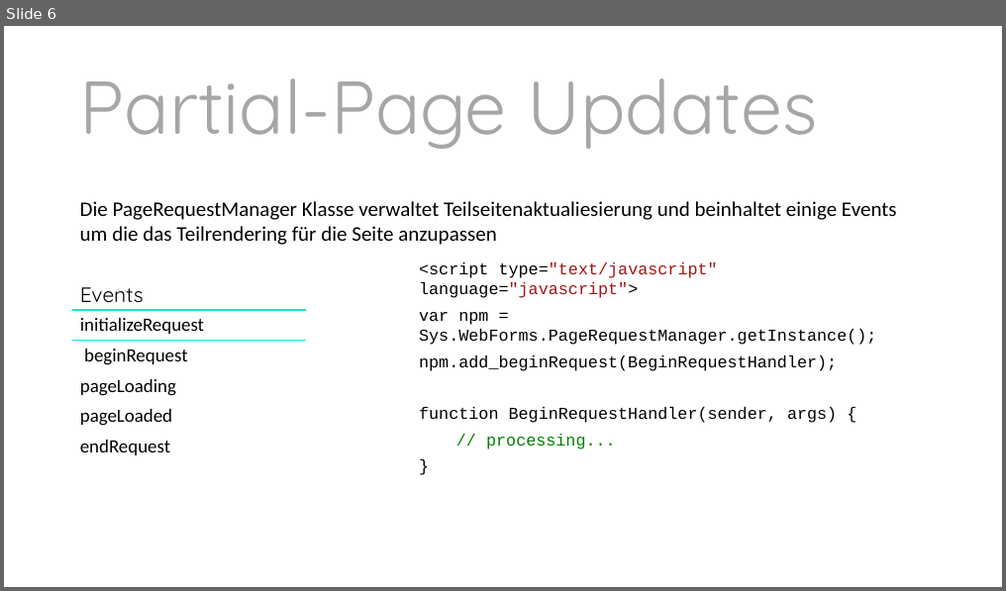
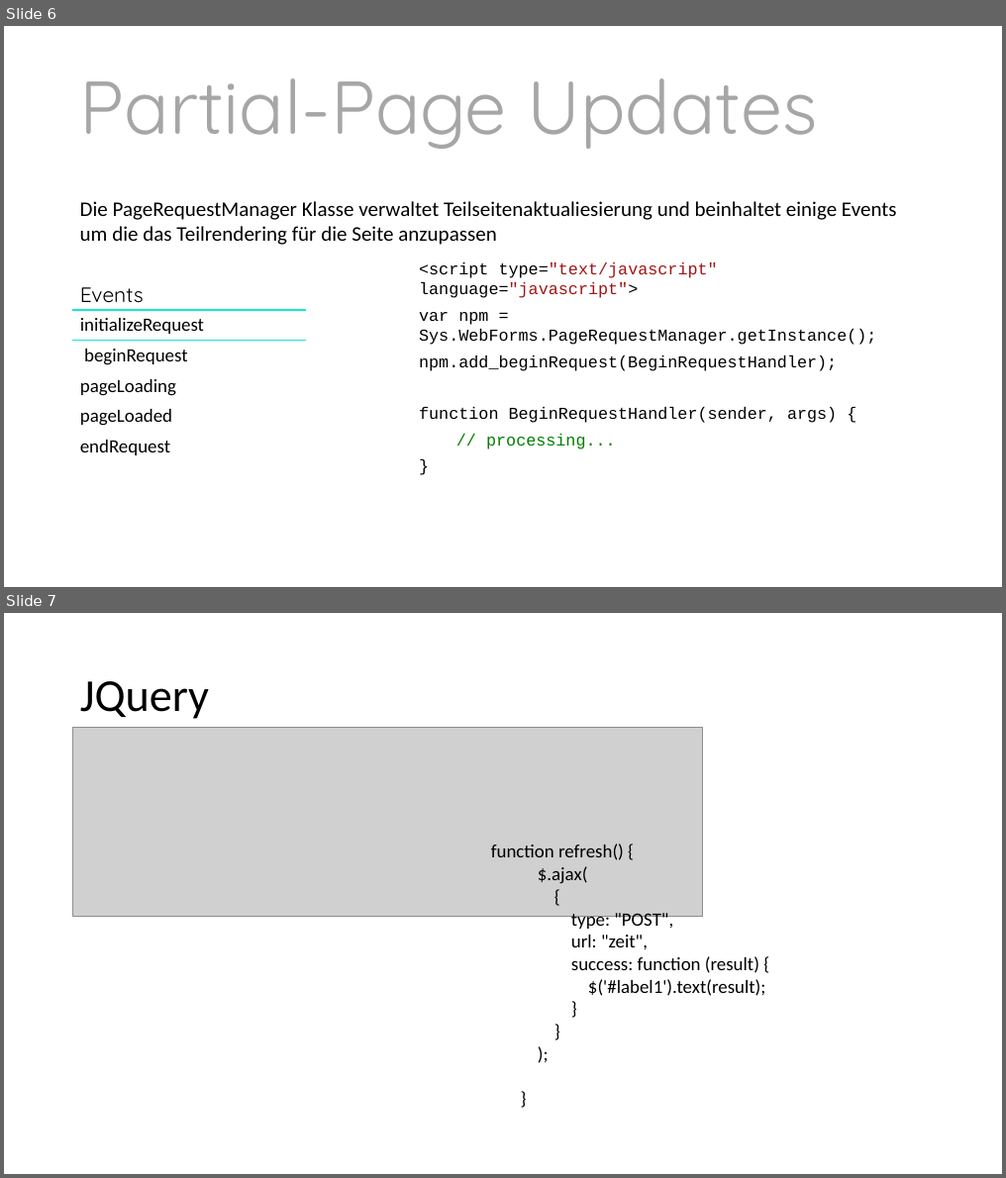
Before and after one commit to ppedvAG/WebformsKurs, a slide deck: 12Ajax-Enabled.pptx. Shown one above the other, each under a label of ours: slide 6 before the commit, slides 6 and 7 after it. The pictures are 1006x591 and 1006x1178 pixels, drawn with LibreOffice and Linux fonts; fonts in the diff are those of the drawing; grey boxes stand for pictures. Boxes give left, top, right and bottom in pixels: in the first picture for what was removed or moved away, otherwise in the second. Text is boxed around its words. In the diff, an @@ line names an element or a change of style, - is before the commit and + after.

Commit message:
JQuery Ajax

```diff
--- a/12Ajax-Enabled.pptx
+++ b/12Ajax-Enabled.pptx
@@ slide 7 added at [4, 613, 1002, 1174], background #FFFFFF @@
@@ title added at [80, 681, 209, 719], 44 pt, text #000000 @@
+JQuery
@@ picture added at [73, 728, 703, 916] @@
@@ text added at [491, 844, 766, 996], 18 pt, text #000000 @@
+function refresh() {
+$.ajax(
+{
+type: "POST",
+url: "zeit",
+success: function (result) {
+$('#label1').text(result);
+}
+}
+);
+}
```
Also in this commit, not shown: 1 slide changed, 1 slide removed, 2 other files.
